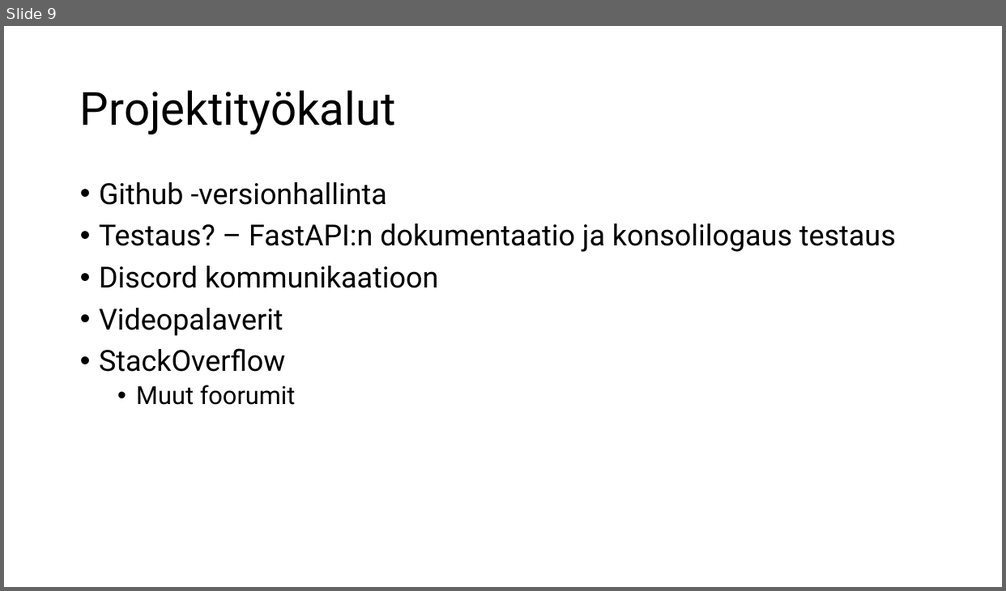
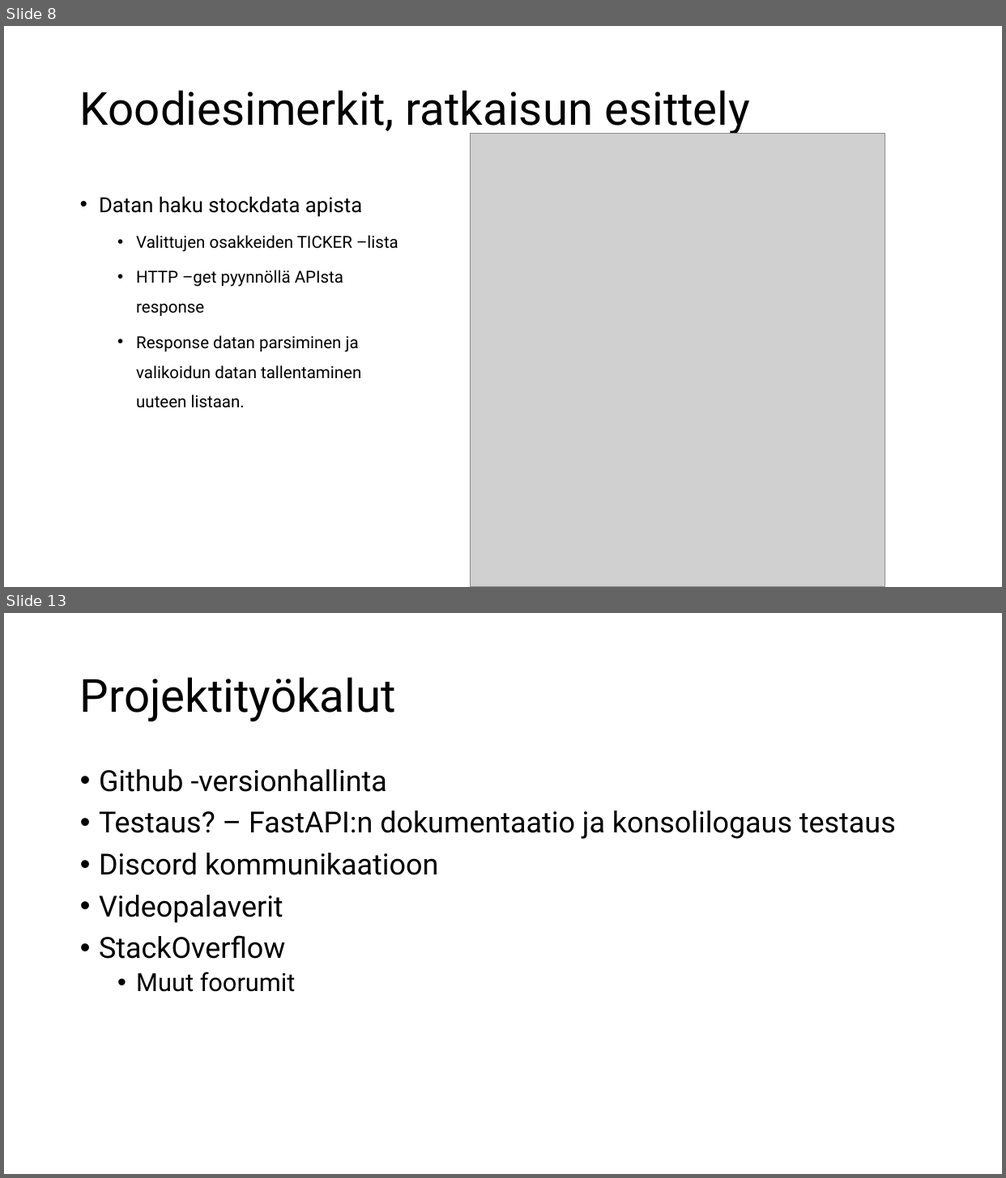
Before and after one commit to eetutaipale/REST_API, a slide deck: Projektiesitys.pptx. Shown one above the other, each under a label of ours: slide 9 before the commit, slides 8 and 13 after it; the slides between them are not shown. The pictures are 1006x591 and 1006x1178 pixels, drawn with LibreOffice and Linux fonts; fonts in the diff are those of the drawing; grey boxes stand for pictures; background and template pictures are left out. Boxes give left, top, right and bottom in pixels: in the first picture for what was removed or moved away, otherwise in the second. Text is boxed around its words. In the diff, an @@ line names an element or a change of style, - is before the commit and + after.

```diff
--- a/Projektiesitys.pptx
+++ b/Projektiesitys.pptx
@@ slide 8 added at (4, 26, 1002, 587), background picture (left out) @@
@@ title added at (80, 90, 750, 135), 44 pt, text #000000 @@
+Koodiesimerkit, ratkaisun esittely
@@ picture added at (471, 134, 885, 587) @@
@@ text added at (99, 196, 398, 408), 16 pt, text #000000 @@
+• Datan haku stockdata apista
+  • Valittujen osakkeiden TICKER –lista
+  • HTTP –get pyynnöllä APIsta response
+  • Response datan parsiminen ja valikoidun datan tallentaminen uuteen listaan.
@@ what was slide 9 is now slide 13 @@
```
Also in this commit, not shown: 7 slides changed, 4 other slides added, 2 other files.
